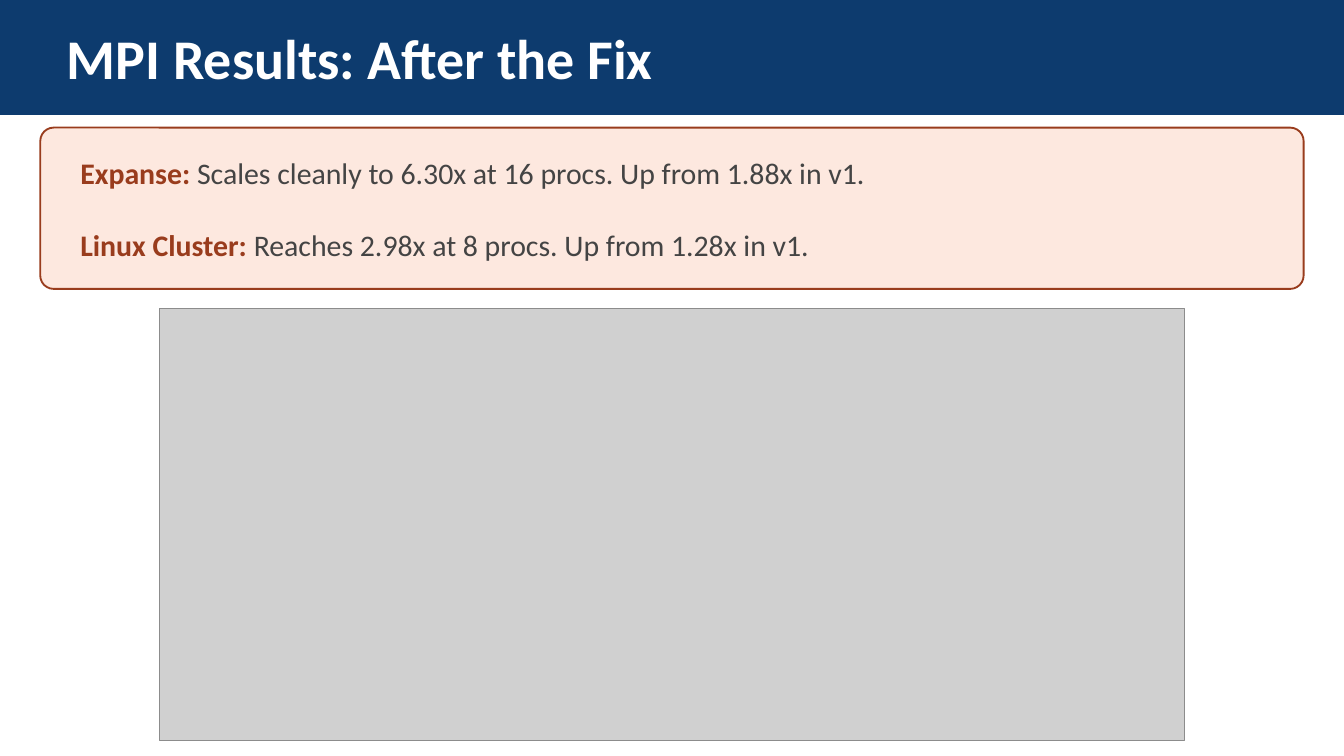
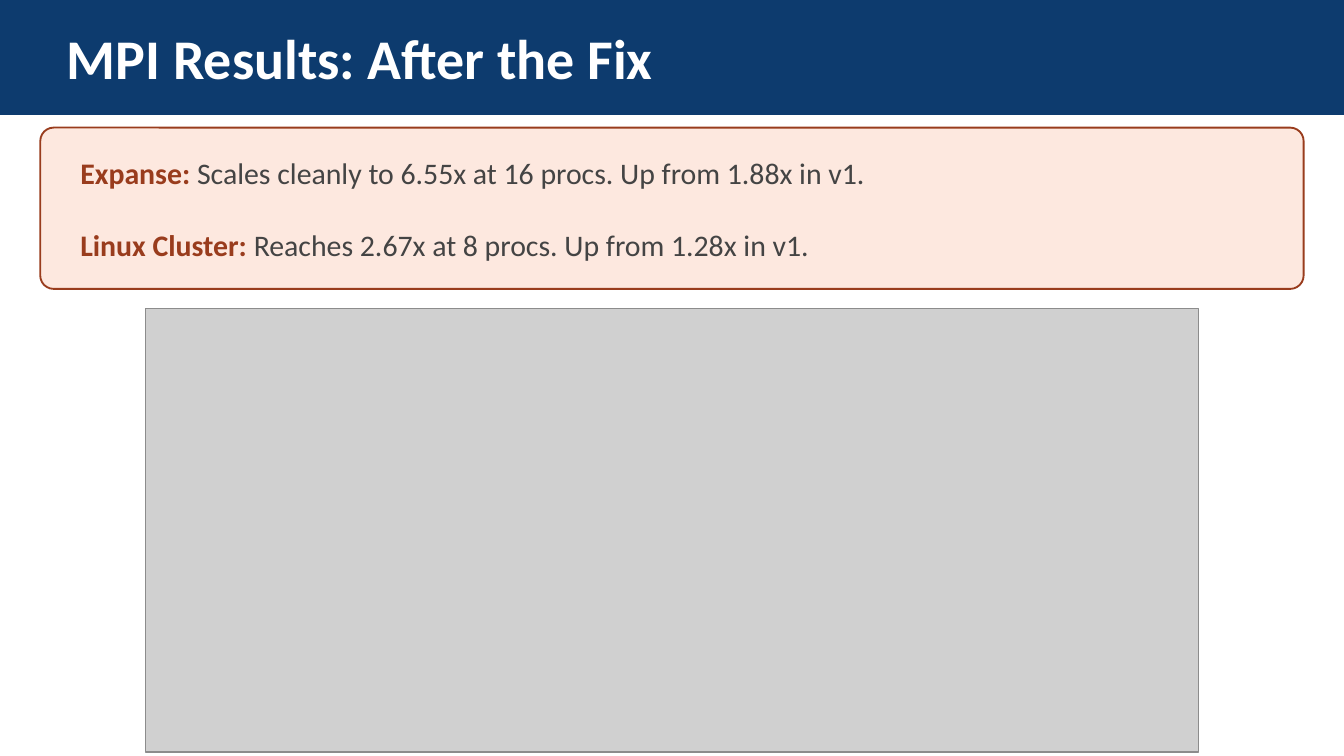
Before and after one commit to jhffmn82/IT388_parallel_processing_bayesian_classifier, a slide deck: slide 17 of IT388_ParallelNaiveBayes_Final.pptx. Drawn at 1344x756 pixels with LibreOffice and Linux fonts; fonts in the diff are those of the drawing; grey boxes stand for pictures. Boxes give left, top, right and bottom in pixels: in the first picture for what was removed or moved away, otherwise in the second. Text is boxed around its words. In the diff, an @@ line names an element or a change of style, - is before the commit and + after.

```diff
--- a/IT388_ParallelNaiveBayes_Final.pptx
+++ b/IT388_ParallelNaiveBayes_Final.pptx
@@ text at [80, 163, 864, 261]: text changed @@
-Expanse: Scales cleanly to 6.30x at 16 procs. Up from 1.88x in v1.
-Linux Cluster: Reaches 2.98x at 8 procs. Up from 1.28x in v1.
+Expanse: Scales cleanly to 6.55x at 16 procs. Up from 1.88x in v1.
+Linux Cluster: Reaches 2.67x at 8 procs. Up from 1.28x in v1.
@@ picture: place and size @@
-picture at [160, 309, 1185, 742]
+picture at [145, 309, 1198, 753]
```
Also in this commit, not shown: 12 other slides changed, 51 other files.
